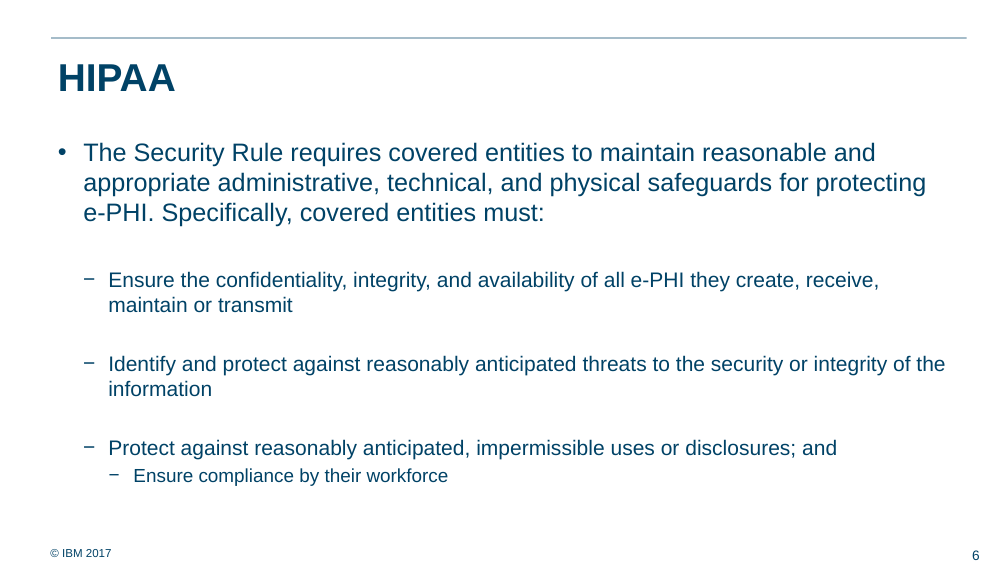
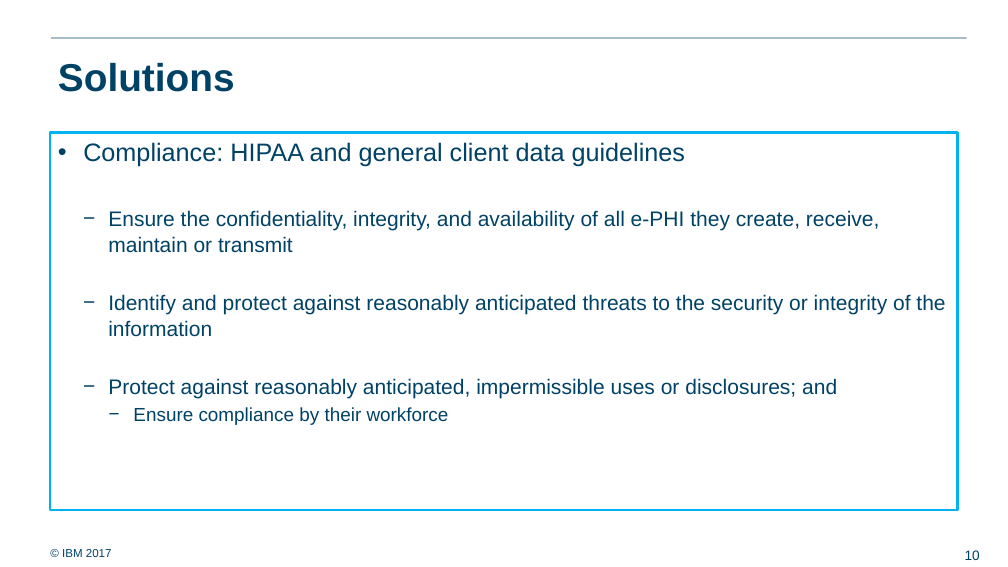
Before and after one commit to ralf0615/Analytics_project_backlog, a slide deck: slide 10 of Analytics_server_setup_v3.pptx (slide 6 before the commit). Drawn at 1008x567 pixels with LibreOffice and Linux fonts; fonts in the diff are those of the drawing; background and template pictures are left out. Boxes give left, top, right and bottom in pixels: in the first picture for what was removed or moved away, otherwise in the second. Text is boxed around its words. In the diff, an @@ line names an element or a change of style, - is before the commit and + after.

```diff
--- a/Analytics_server_setup_v3.pptx
+++ b/Analytics_server_setup_v3.pptx
@@ title at (58, 63, 235, 92): text changed @@
-HIPAA
+Solutions
@@ text "Compliance: HIPAA and general client ...": place and size @@
-text "Compliance: HIPAA and general client ..." at (83, 142, 945, 486)
+text "Compliance: HIPAA and general client ..." at (51, 132, 958, 510)
@@ text "Compliance: HIPAA and general client ..." at (51, 132, 958, 510): fill none to #FFFFFF; outline none to #00B2F2 2 pt @@
@@ text at (83, 142, 685, 167): text changed @@
-• The Security Rule requires covered entities to maintain reasonable and appropriate administrative, technical, and physical safeguards for protecting e-PHI. Specifically, covered entities must:
+• Compliance: HIPAA and general client data guidelines
@@ page number at (965, 550, 980, 560): text changed @@
-6
+10
```
Also in this commit, not shown: 6 other slides changed, 2 slides added, 1 slide removed, 4 other files.
